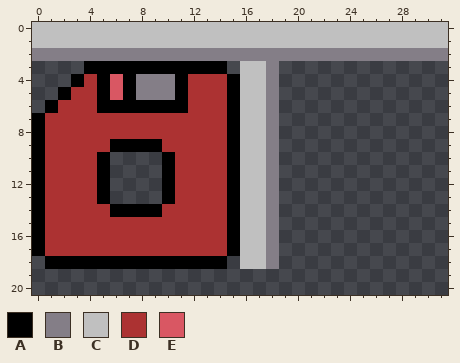
Pixel-art file, stored at ase/editor.aseprite. Above: the version before the commit.
32x32 pixels, 1 frame. Shown: x 0..31, y 0..20.
Palette (. is transparent): A #000000  B #847e87  C #c0c0c0  D #ac3232  E #d95763
Pixels before, first column x 0:
 0 CCCCCCCCCCCCCCCCCCCCCCCCCCCCCCCC
 1 CCCCCCCCCCCCCCCCCCCCCCCCCCCCCCCC
 2 BBBBBBBBBBBBBBBBBBBBBBBBBBBBBBBB
 3 ....AAAAAAAAAAA.CCB.............
 4 ...ADAEABBBADDDACCB.............
 5 ..ADDAEABBBADDDACCB.............
 6 .ADDDAAAAAAADDDACCB.............
 7 ADDDDDDDDDDDDDDACCB.............
 8 ADDDDDDDDDDDDDDACCB.............
 9 ADDDDDAAAADDDDDACCB.............
10 ADDDDA....ADDDDACCB.............
11 ADDDDA....ADDDDACCB.............
12 ADDDDA....ADDDDACCB.............
13 ADDDDA....ADDDDACCB.............
14 ADDDDDAAAADDDDDACCB.............
15 ADDDDDDDDDDDDDDACCB.............
16 ADDDDDDDDDDDDDDACCB.............
17 ADDDDDDDDDDDDDDACCB.............
18 .AAAAAAAAAAAAAA.CCB.............
After the commit:
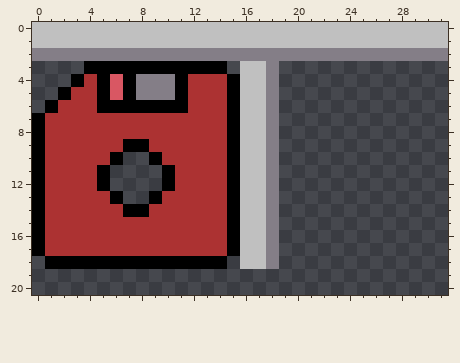
Diff:
y 9: x 6 A -> D; x 9 A -> D
y 10: x 5..6 A. -> DA; x 9..10 .A -> AD
y 13: x 5..6 A. -> DA; x 9..10 .A -> AD
y 14: x 6 A -> D; x 9 A -> D
Boxes around the changes in both pictures, in picture pixels (x1, y1, x2, y2):
changed: (97, 139, 175, 217)
